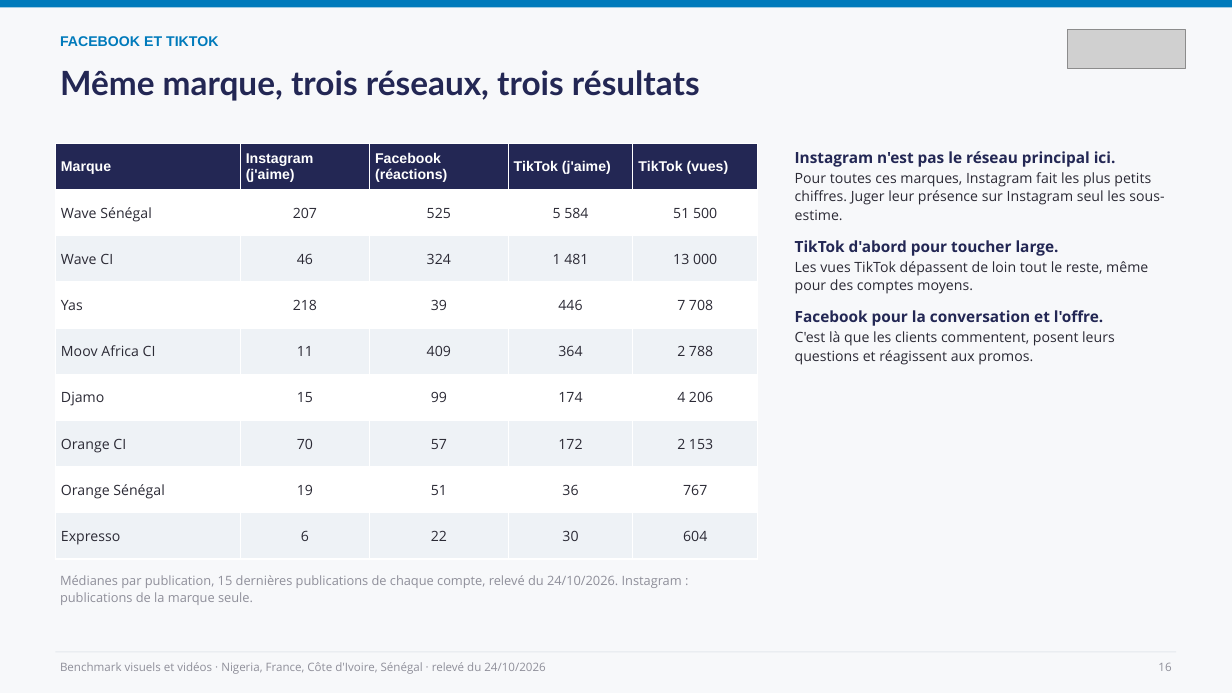
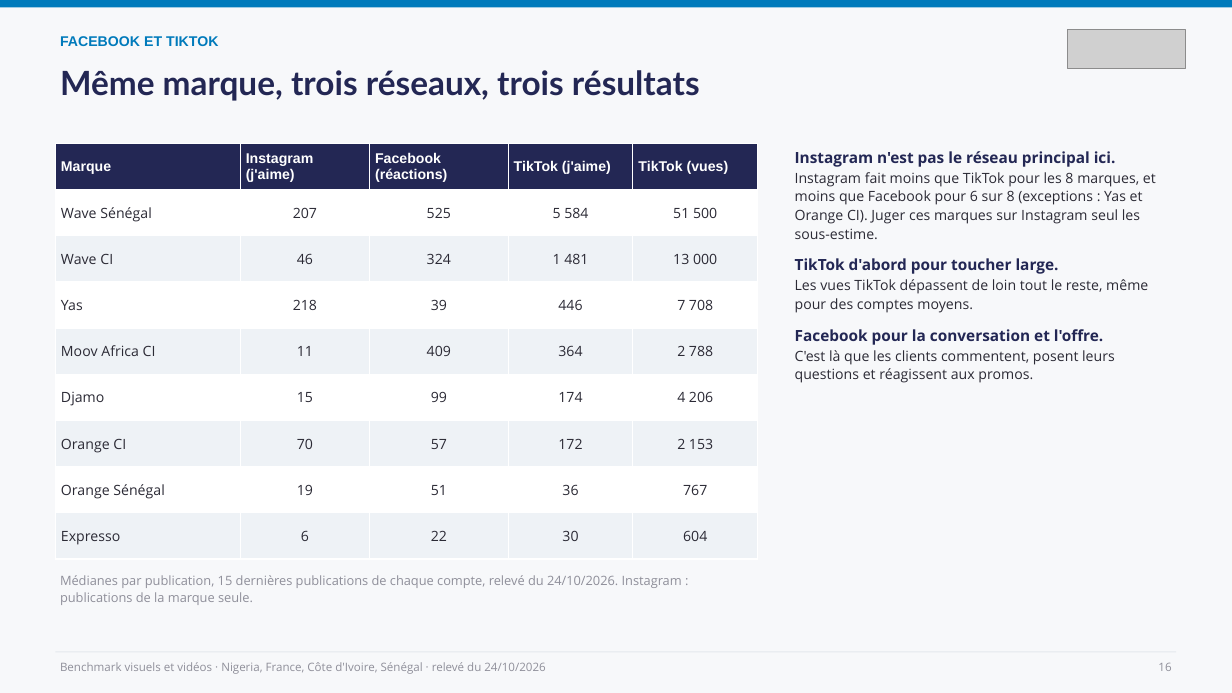
Before and after one commit to leslita06/fatima-unifood-fictif, a slide deck: slide 16 of benchmark-visuels/2026-10-24_benchmark-visuels-videos.pptx. Drawn at 1232x693 pixels with LibreOffice and Linux fonts; fonts in the diff are those of the drawing; grey boxes stand for pictures. Boxes give left, top, right and bottom in pixels: in the first picture for what was removed or moved away, otherwise in the second. Text is boxed around its words. In the diff, an @@ line names an element or a change of style, - is before the commit and + after.

```diff
--- a/benchmark-visuels/2026-10-24_benchmark-visuels-videos.pptx
+++ b/benchmark-visuels/2026-10-24_benchmark-visuels-videos.pptx
@@ text at [795, 172, 1156, 239]: text changed @@
-Pour toutes ces marques, Instagram fait les plus petits chiffres. Juger leur présence sur Instagram seul les sous-estime.
+Instagram fait moins que TikTok pour les 8 marques, et moins que Facebook pour 6 sur 8 (exceptions : Yas et Orange CI). Juger ces marques sur Instagram seul les sous-estime.
```
Also in this commit, not shown: 1 other slide changed.
